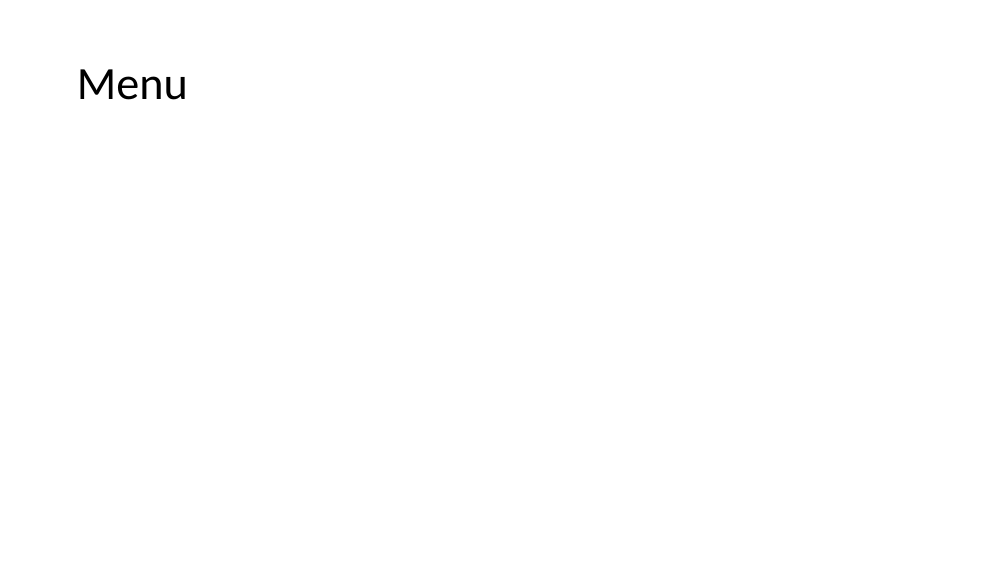
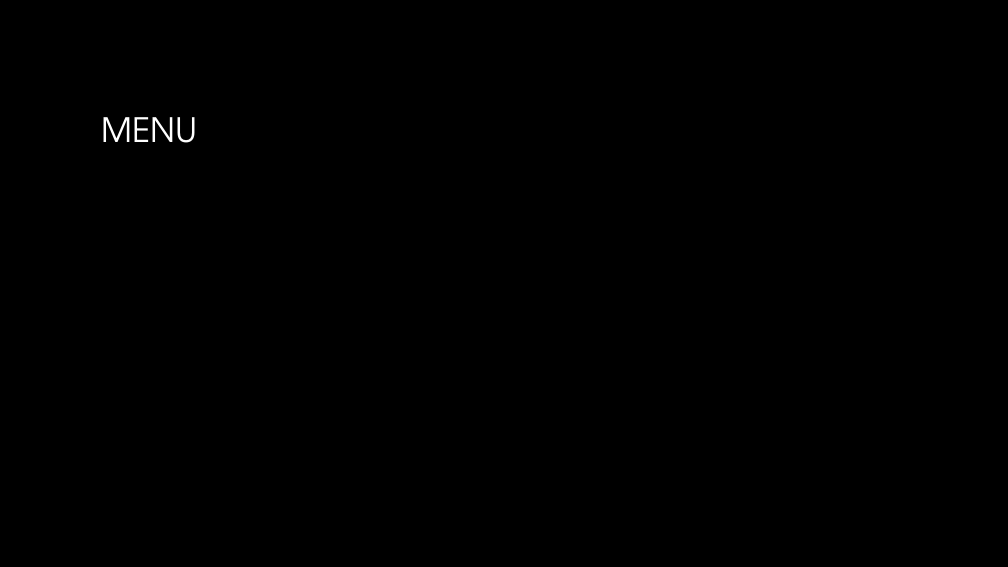
Before and after one commit to losborne/TheREKTangle, a slide deck: slide 4 of ProjectDocumentation/ProjectArchitecture.pptx. Drawn at 1008x567 pixels with LibreOffice and Linux fonts; fonts in the diff are those of the drawing; background and template pictures are left out. Boxes give left, top, right and bottom in pixels: in the first picture for what was removed or moved away, otherwise in the second. Text is boxed around its words. In the diff, an @@ line names an element or a change of style, - is before the commit and + after.

```diff
--- a/ProjectDocumentation/ProjectArchitecture.pptx
+++ b/ProjectDocumentation/ProjectArchitecture.pptx
@@ background #FFFFFF to picture (left out) @@
@@ title at [102, 117, 198, 143]: text changed; size 44 to 32 pt; font Calibri to TeX Gyre Adventor; text colour #000000 to gradient #FFFFFF to #A6A6A6 @@
-Menu
+MENU
```
Also in this commit, not shown: 6 other slides changed, 1 slide added, 3 other files.
